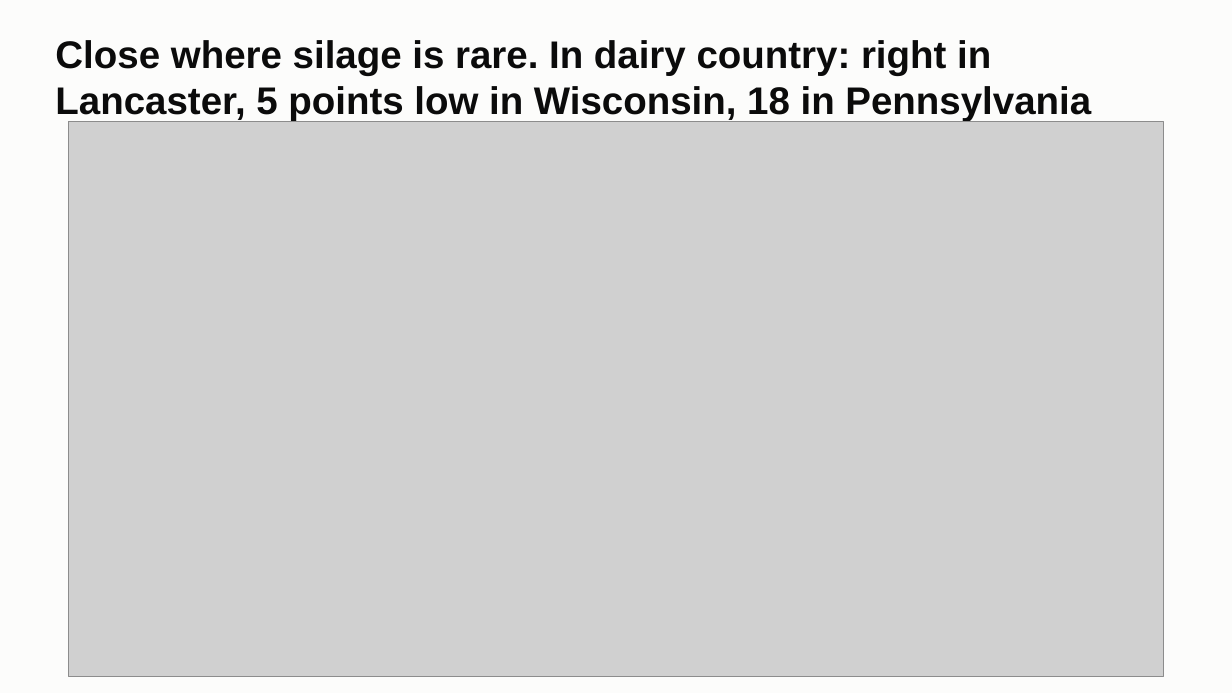
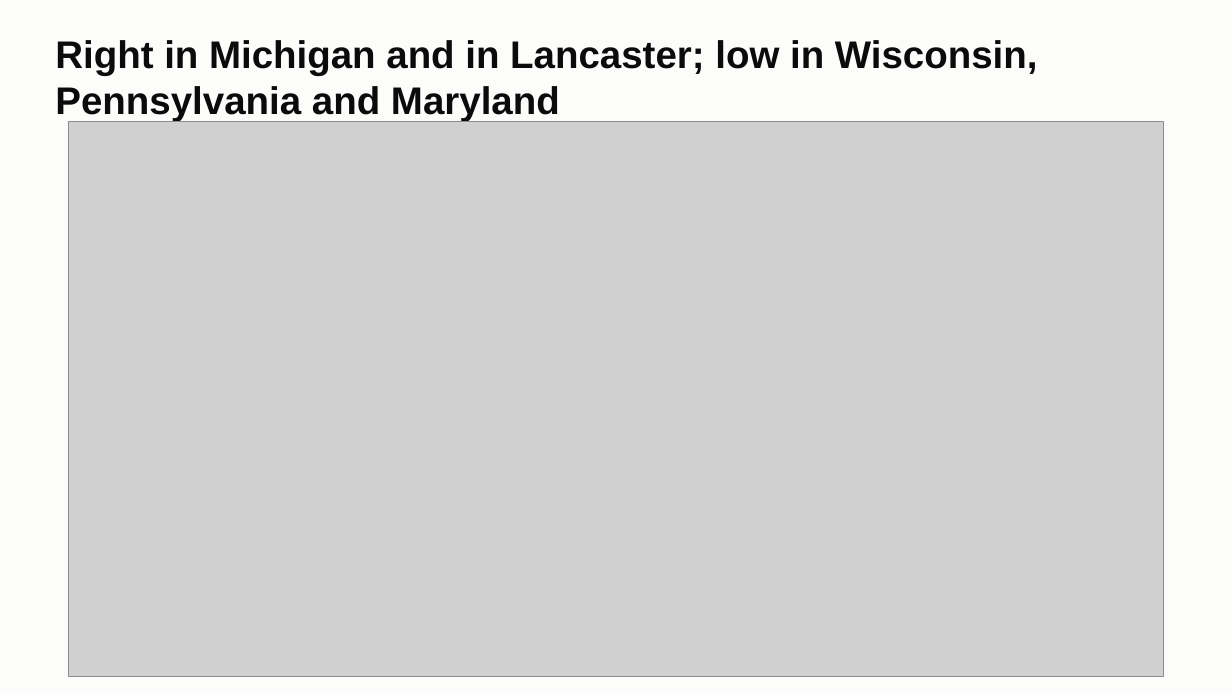
Before and after one commit to ChenSiyun1234/FieldVision, a slide deck: slide 6 of handoff/presentation/FieldVision_model_story.pptx. Drawn at 1232x693 pixels with LibreOffice and Linux fonts; fonts in the diff are those of the drawing; grey boxes stand for pictures. Boxes give left, top, right and bottom in pixels: in the first picture for what was removed or moved away, otherwise in the second. Text is boxed around its words. In the diff, an @@ line names an element or a change of style, - is before the commit and + after.

Commit message:
Deck: Michigan 2025 on the scoreboard, grouped by state; final deck of the night

```diff
--- a/handoff/presentation/FieldVision_model_story.pptx
+++ b/handoff/presentation/FieldVision_model_story.pptx
@@ title at <box>55,40,1038,121</box>: text changed @@
-Close where silage is rare. In dairy country: right in Lancaster, 5 points low in Wisconsin, 18 in Pennsylvania
+Right in Michigan and in Lancaster; low in Wisconsin, Pennsylvania and Maryland
```
Also in this commit, not shown: 5 other slides changed, 2 other files.
